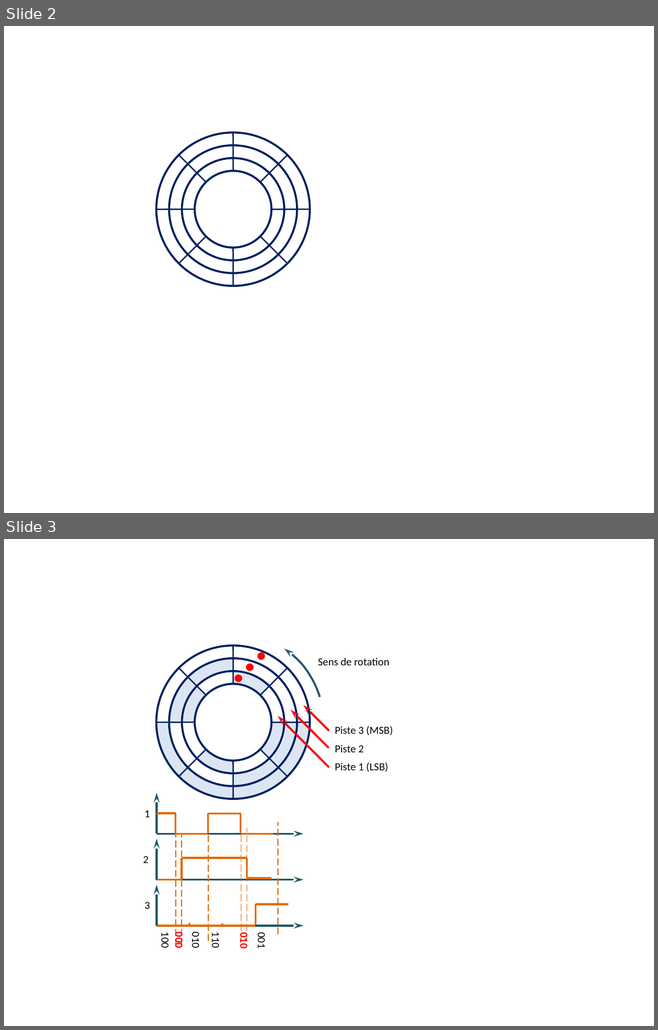
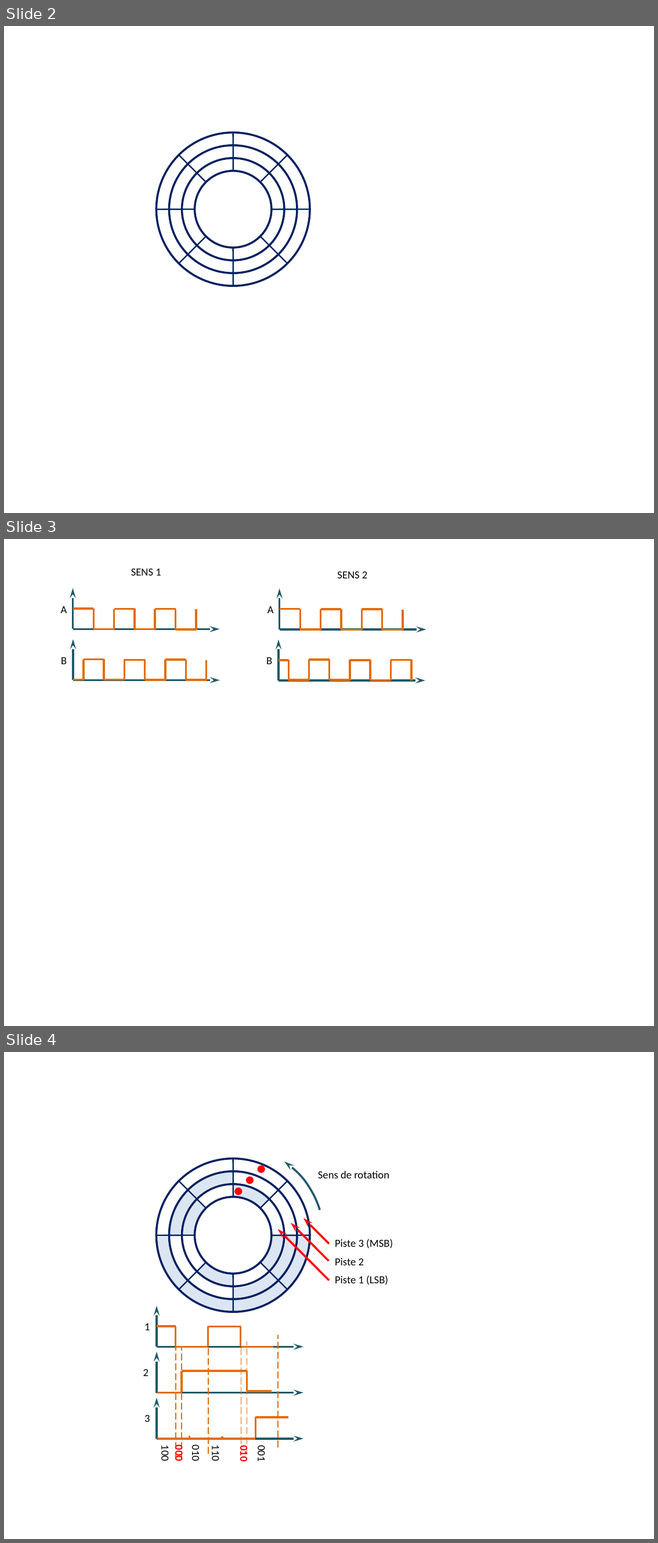
Before and after one commit to xpessoles/Cy_08_PSI_SystemesNumeriques, a slide deck: Chapitre_01_SystemesCombinatoires/Archives/02_Fonction_Traiter_Figures.pptx. Shown one above the other, each under a label of ours: slides 2 and 3 before the commit, slides 2, 3 and 4 after it. The pictures are 658x1030 and 658x1543 pixels, drawn with LibreOffice and Linux fonts; fonts in the diff are those of the drawing. Boxes give left, top, right and bottom in pixels: in the first picture for what was removed or moved away, otherwise in the second. Text is boxed around its words. In the diff, an @@ line names an element or a change of style, - is before the commit and + after.

```diff
--- a/Chapitre_01_SystemesCombinatoires/Archives/02_Fonction_Traiter_Figures.pptx
+++ b/Chapitre_01_SystemesCombinatoires/Archives/02_Fonction_Traiter_Figures.pptx
@@ slide 3 added at box(4, 539, 654, 1026), background #FFFFFF @@
@@ text added at box(131, 569, 161, 576), 12 pt, text #000000 @@
+SENS 1
@@ text added at box(337, 571, 367, 578), 12 pt, text #000000 @@
+SENS 2
@@ arrow added from (280, 629) to (280, 588), #215968 2.25 pt @@
@@ text added at box(267, 606, 274, 613), 12 pt, text #000000 @@
+A
@@ group added at box(280, 609, 320, 630): 4 lines @@
@@ group added at box(320, 609, 361, 630): 4 lines @@
@@ group added at box(361, 609, 402, 630): 4 lines @@
@@ arrow added from (278, 681) to (278, 640), #215968 2.25 pt @@
@@ arrow added from (280, 629) to (426, 629), #215968 2.25 pt @@
@@ group added at box(61, 588, 220, 681): 26 lines, 4 arrows, 2 texts @@
+A
+B
@@ text added at box(266, 657, 272, 664), 12 pt, text #000000 @@
+B
@@ line added from (278, 660) to (289, 660), #E46C0A 2.25 pt @@
@@ line added from (289, 680) to (289, 660), #E46C0A 2.25 pt @@
@@ line added from (308, 681) to (308, 660), #E46C0A 2.25 pt @@
@@ group added at box(308, 660, 350, 681): 4 lines @@
@@ line added from (350, 660) to (371, 660), #E46C0A 2.25 pt @@
@@ line added from (371, 680) to (371, 660), #E46C0A 2.25 pt @@
@@ line added from (390, 681) to (390, 660), #E46C0A 2.25 pt @@
@@ line added from (390, 660) to (411, 660), #E46C0A 2.25 pt @@
@@ line added from (411, 681) to (411, 660), #E46C0A 2.25 pt @@
@@ arrow added from (278, 681) to (425, 681), #215968 2.25 pt @@
@@ line added from (289, 680) to (308, 680), #E46C0A 2.25 pt @@
@@ line added from (371, 680) to (390, 680), #E46C0A 2.25 pt @@
@@ what was slide 3 is now slide 4 @@
```
Also in this commit, not shown: 1 other file.
